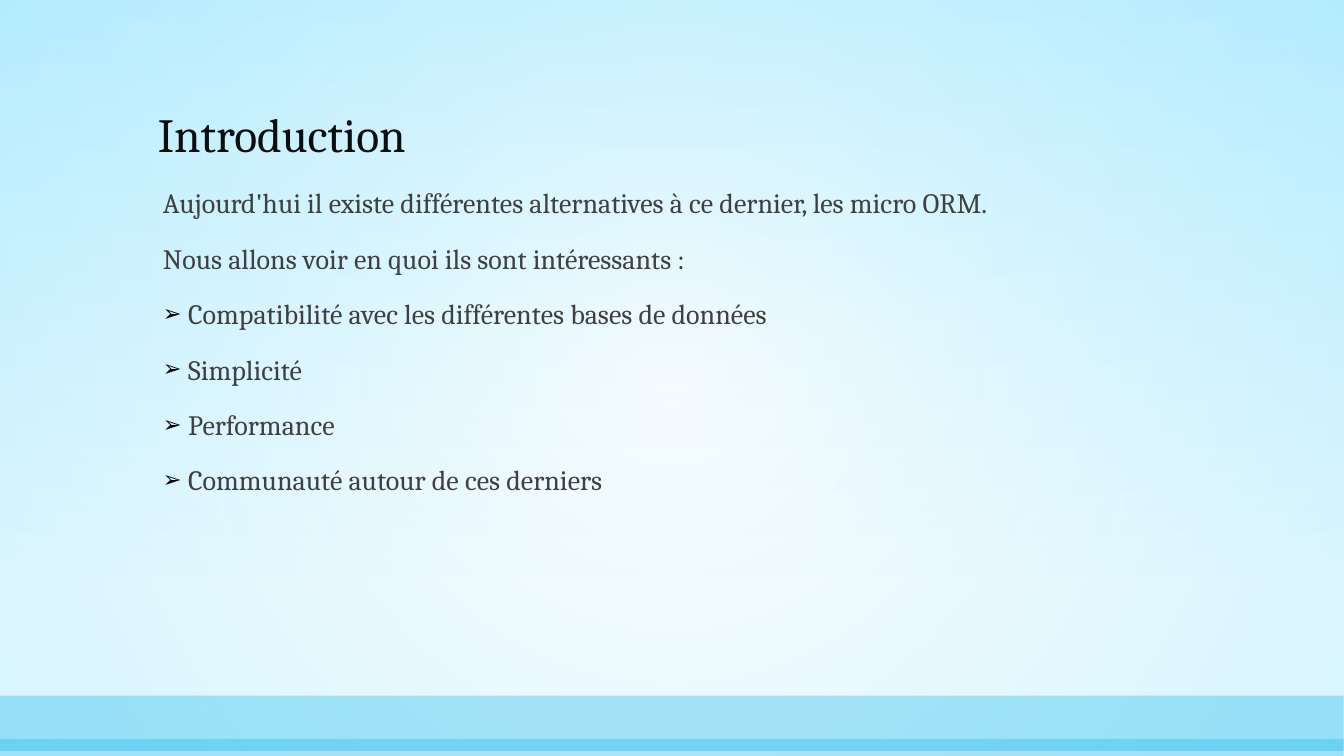
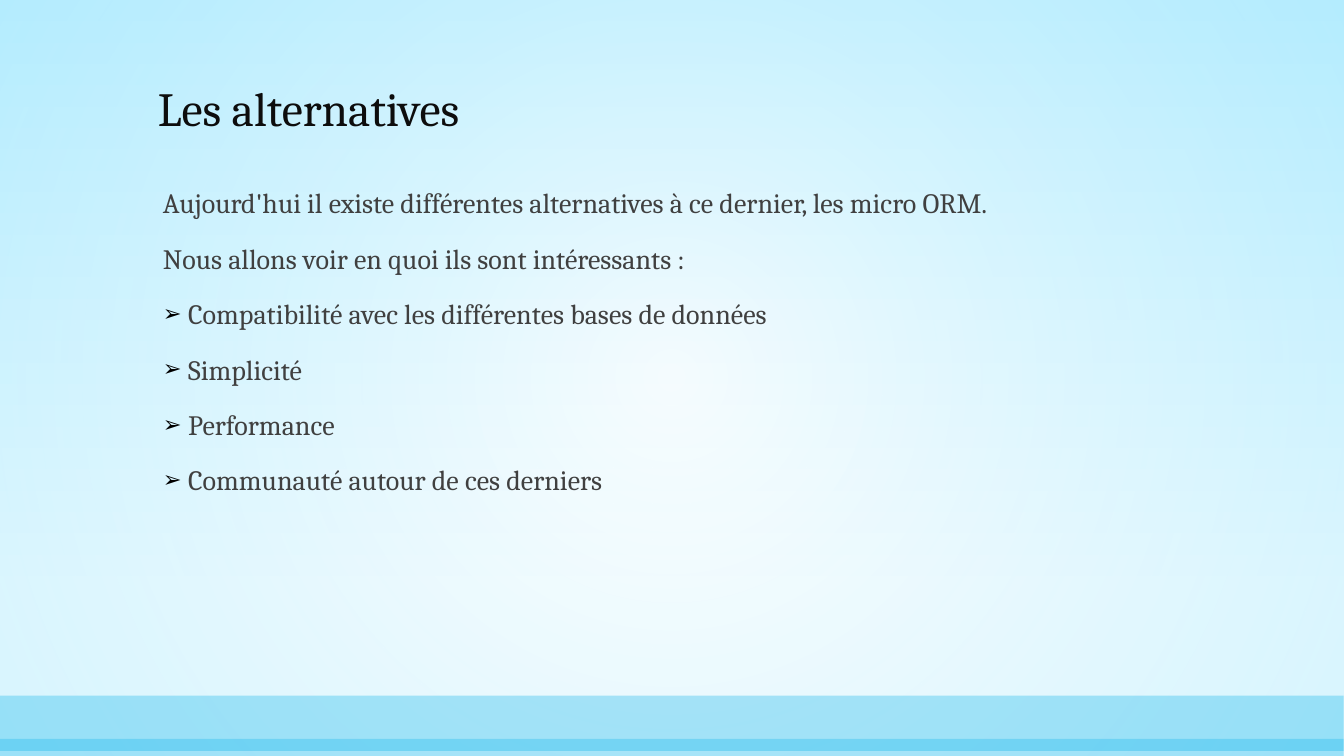
Before and after one commit to AnthonyGiretti/MicroOrmDemo.net, a slide deck: slide 5 of Items/Les Micro Orm, alternatives à Entity Framework.pptx (slide 3 before the commit). Drawn at 1344x756 pixels with LibreOffice and Linux fonts; fonts in the diff are those of the drawing. Boxes give left, top, right and bottom in pixels: in the first picture for what was removed or moved away, otherwise in the second. Text is boxed around its words. In the diff, an @@ line names an element or a change of style, - is before the commit and + after.

```diff
--- a/Items/Les Micro Orm, alternatives à Entity Framework.pptx
+++ b/Items/Les Micro Orm, alternatives à Entity Framework.pptx
@@ title at [158, 93, 459, 127]: text changed @@
-Introduction
+Les alternatives
```
Also in this commit, not shown: 3 other slides changed, 3 slides added.
